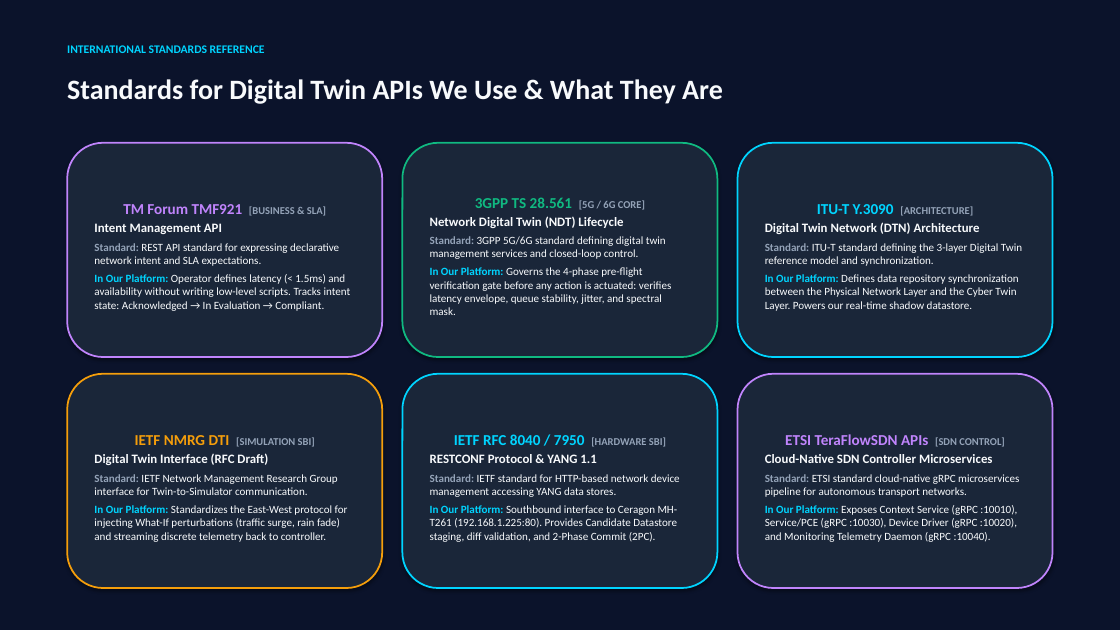
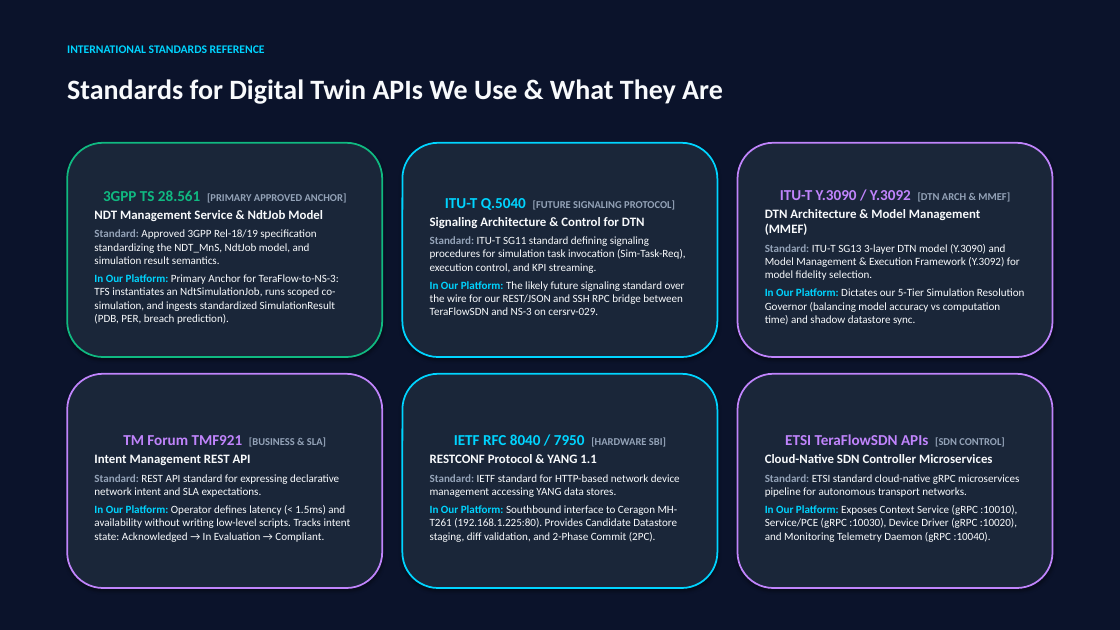
Before and after one commit to efidvir/CER-Intent, a slide deck: slide 3 of Telecom_Digital_Twin_Adapters_and_Standards.pptx. Drawn at 1120x630 pixels with LibreOffice and Linux fonts; fonts in the diff are those of the drawing. Boxes give left, top, right and bottom in pixels: in the first picture for what was removed or moved away, otherwise in the second. Text is boxed around its words. In the diff, an @@ line names an element or a change of style, - is before the commit and + after.

Commit message:
feat(standards): anchor TeraFlow-to-ns3 in 3GPP TS 28.561 NdtJob model with ITU-T Q.5040 signaling

```diff
--- a/Telecom_Digital_Twin_Adapters_and_Standards.pptx
+++ b/Telecom_Digital_Twin_Adapters_and_Standards.pptx
@@ rounded rectangle "3GPP TS 28.561 [PRIMARY APPROVED ..." at (67, 143, 382, 357): outline #C084FC 1.5 pt to #10B981 1.5 pt @@
@@ rounded rectangle "ITU-T Q.5040 [FUTURE SIGNALING PROTOCOL]" at (402, 143, 718, 357): outline #10B981 1.5 pt to #00D4FF 1.5 pt @@
@@ rounded rectangle "ITU-T Y.3090 / Y.3092 [DTN ..." at (738, 143, 1053, 357): outline #00D4FF 1.5 pt to #C084FC 1.5 pt @@
@@ text in rounded rectangle at (94, 190, 347, 324): text changed @@
-TM Forum TMF921 [BUSINESS & SLA]
-Intent Management API
-Standard: REST API standard for expressing declarative network intent and SLA expectations.
-In Our Platform: Operator defines latency (< 1.5ms) and availability without writing low-level scripts. Tracks intent state: Acknowledged → In Evaluation → Compliant.
+3GPP TS 28.561 [PRIMARY APPROVED ANCHOR]
+NDT Management Service & NdtJob Model
+Standard: Approved 3GPP Rel-18/19 specification standardizing the NDT_MnS, NdtJob model, and simulation result semantics.
+In Our Platform: Primary Anchor for TeraFlow-to-NS-3: TFS instantiates an NdtSimulationJob, runs scoped co-simulation, and ingests standardized SimulationResult (PDB, PER, breach prediction).
@@ text in rounded rectangle at (430, 198, 686, 315): text changed @@
-3GPP TS 28.561 [5G / 6G CORE]
-Network Digital Twin (NDT) Lifecycle
-Standard: 3GPP 5G/6G standard defining digital twin management services and closed-loop control.
-In Our Platform: Governs the 4-phase pre-flight verification gate before any action is actuated: verifies latency envelope, queue stability, jitter, and spectral mask.
+ITU-T Q.5040 [FUTURE SIGNALING PROTOCOL]
+Signaling Architecture & Control for DTN
+Standard: ITU-T SG11 standard defining signaling procedures for simulation task invocation (Sim-Task-Req), execution control, and KPI streaming.
+In Our Platform: The likely future signaling standard over the wire for our REST/JSON and SSH RPC bridge between TeraFlowSDN and NS-3 on cersrv-029.
@@ text in rounded rectangle at (765, 190, 1025, 325): text changed @@
-ITU-T Y.3090 [ARCHITECTURE]
-Digital Twin Network (DTN) Architecture
-Standard: ITU-T standard defining the 3-layer Digital Twin reference model and synchronization.
-In Our Platform: Defines data repository synchronization between the Physical Network Layer and the Cyber Twin Layer. Powers our real-time shadow datastore.
+ITU-T Y.3090 / Y.3092 [DTN ARCH & MMEF]
+DTN Architecture & Model Management (MMEF)
+Standard: ITU-T SG13 3-layer DTN model (Y.3090) and Model Management & Execution Framework (Y.3092) for model fidelity selection.
+In Our Platform: Dictates our 5-Tier Simulation Resolution Governor (balancing model accuracy vs computation time) and shadow datastore sync.
@@ rounded rectangle "TM Forum TMF921 [BUSINESS & ..." at (67, 374, 382, 588): outline #F59E0B 1.5 pt to #C084FC 1.5 pt @@
@@ text in rounded rectangle at (94, 435, 351, 542): text changed @@
-IETF NMRG DTI [SIMULATION SBI]
-Digital Twin Interface (RFC Draft)
-Standard: IETF Network Management Research Group interface for Twin-to-Simulator communication.
-In Our Platform: Standardizes the East-West protocol for injecting What-If perturbations (traffic surge, rain fade) and streaming discrete telemetry back to controller.
+TM Forum TMF921 [BUSINESS & SLA]
+Intent Management REST API
+Standard: REST API standard for expressing declarative network intent and SLA expectations.
+In Our Platform: Operator defines latency (< 1.5ms) and availability without writing low-level scripts. Tracks intent state: Acknowledged → In Evaluation → Compliant.
```
Also in this commit, not shown: 1 other slide changed, 1 other file.
